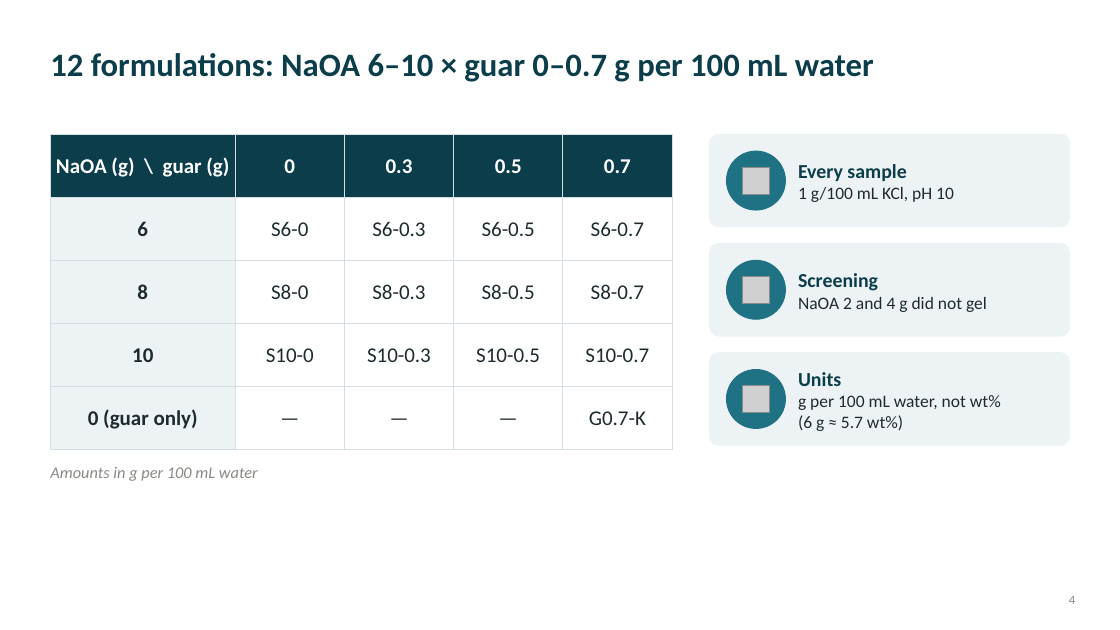
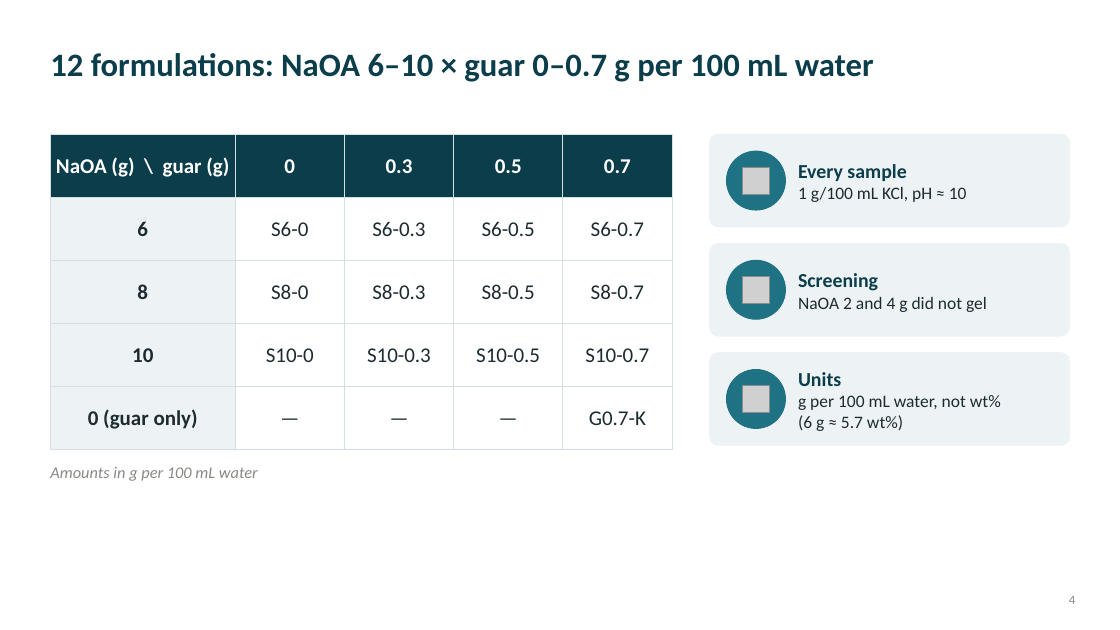
Before and after one commit to 25im0024-lab/waled, a slide deck: slide 4 of reports/rheology-2026-11/presentation/Rheology_Progress_Presentation_2026-11-20.pptx. Drawn at 1120x630 pixels with LibreOffice and Linux fonts; fonts in the diff are those of the drawing; grey boxes stand for pictures. Boxes give left, top, right and bottom in pixels: in the first picture for what was removed or moved away, otherwise in the second. Text is boxed around its words. In the diff, an @@ line names an element or a change of style, - is before the commit and + after.

```diff
--- a/reports/rheology-2026-11/presentation/Rheology_Progress_Presentation_2026-11-20.pptx
+++ b/reports/rheology-2026-11/presentation/Rheology_Progress_Presentation_2026-11-20.pptx
@@ text at (798,187,967,202): text changed @@
-1 g/100 mL KCl, pH 10
+1 g/100 mL KCl, pH ≈ 10
```
Also in this commit, not shown: 3 other slides changed, 1 slide added, 9 other files.
